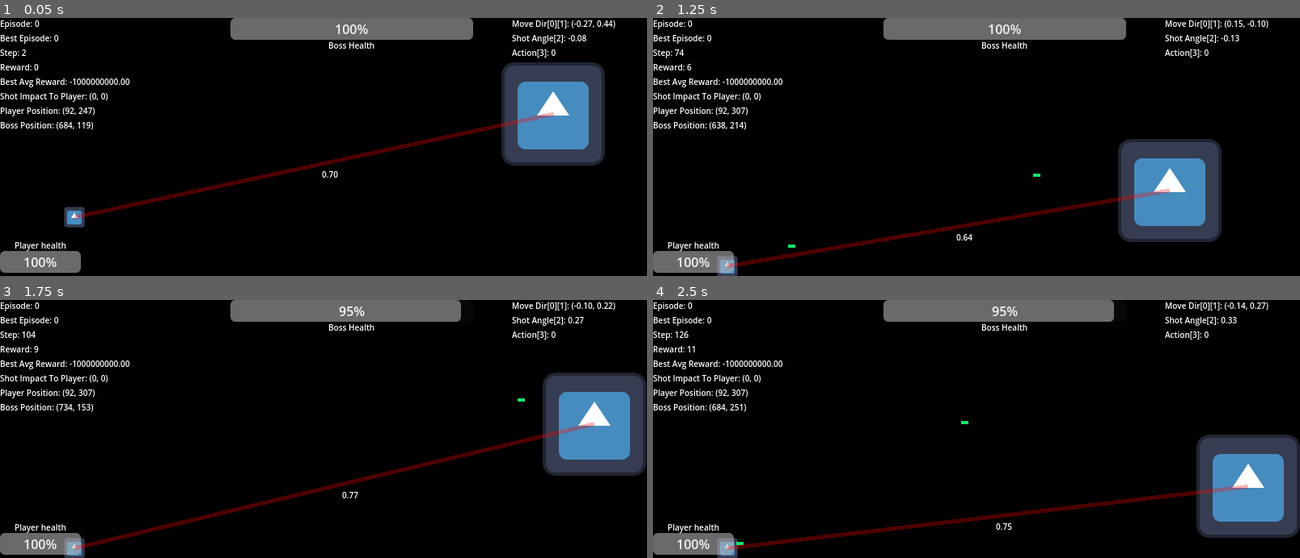
Above: before the commit, frames 1-4 (two rows, left to right).
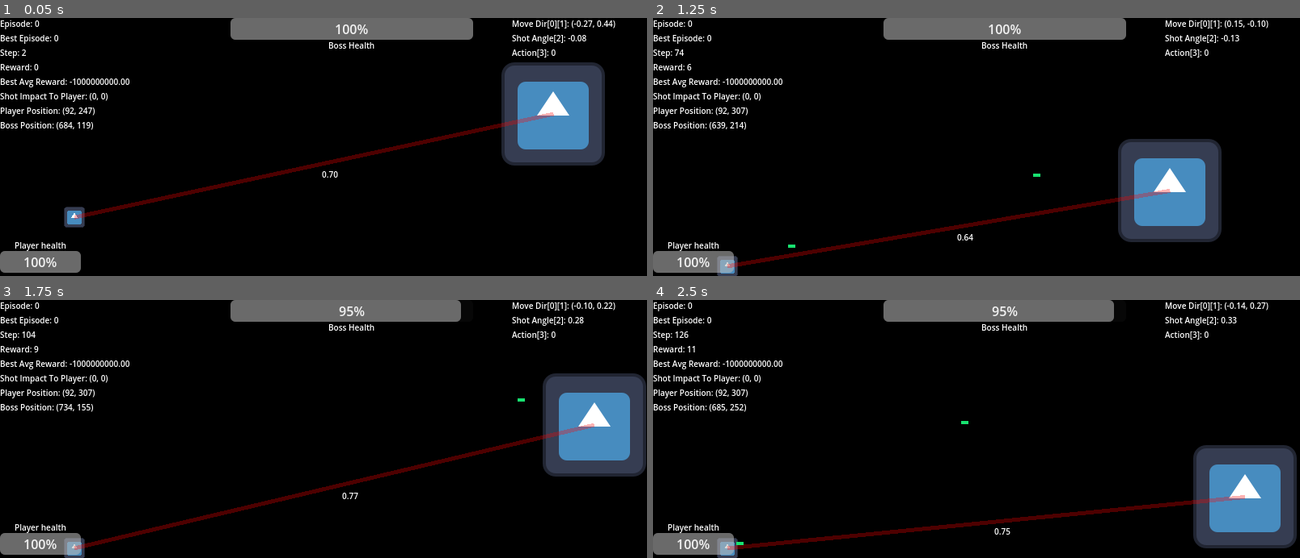
Above: after the commit, the same moments.

Repository: ElTomyDev/jueguito-para-los-pibardos-2
Game: Godot game, scene res://assets/scenes/worlds/level_1.tscn
Same seed, same stepped clock (60 frames per second), same inputs: the game is played once before the commit and once after it. The engine's default icon, where the game draws it, is replaced by a stand-in: a white triangle on a blue panel in a dark square.
Inputs (mouse positions are in pixels of both pictures, inside the frame that each line leads up to):
- Up to frame 1 (0.05 s): no input
- Up to frame 2 (1.25 s): move the mouse to (1118, 134) at 0.52 s; press the mouse at (1118, 134) at 0.53 s
- Up to frame 3 (1.75 s): move the mouse to (194, 441) at 1.27 s; release the mouse at (194, 441) at 1.28 s; click (194, 441) at 1.35 s
- Up to frame 4 (2.5 s): move the mouse to (1041, 372) at 2.02 s; press the mouse at (1041, 372) at 2.03 s; tap I (toggle_train_info) at 2.1 s

Frame 1 is identical in both runs. In frame 2, 0.1% of the frame differs, in the area x 10-80%, y 40-97%; in frame 3, 0.7%; in frame 4, 5.7%, in the area x 10-100%, y 40-97%.

Commit message:
Ajustes menores

Diff:
--- a/assets/scripts/characters/player/player_controller.gd
+++ b/assets/scripts/characters/player/player_controller.gd
@@ -51,7 +51,7 @@
 	smooth_movement.update(delta)
 	adjustable_jump.update(delta)
 	shot_attack.update(delta)
-	#_auto_shot()
+	_auto_shot()
 	move_and_slide()
 
 func init_player() -> void:
@@ -76,33 +76,10 @@
 func _auto_shot() -> void:
 	if not is_instance_valid(GlobalVars.boss): return
 	var margin = 100
-	if GlobalVars.current_episode > 1200:
+	if GlobalVars.current_episode > 1500:
 		if GlobalVars.current_step % 50 == 0:
 			shot_attack._shot(Utils.view_to(
 			shot_attack.global_position,
-			GlobalVars.boss.global_position + Vector2(randf_range(-100, 100), randf_range(-100, 100)),
+			GlobalVars.boss.global_position + Vector2(randf_range(-margin, margin), randf_range(-margin, margin)),
 			100.0, shot_attack, false
 			))
-	elif GlobalVars.current_episode > 800:
-		if GlobalVars.current_step == 200:
-			shot_attack._shot(Utils.view_to(
-			shot_attack.global_position,
-			GlobalVars.boss.global_position + Vector2(margin, margin),
-			100.0, shot_attack, false
-			))
-		if GlobalVars.current_step == 300:
-			shot_attack._shot(Utils.view_to(
-			shot_attack.global_position,
-			GlobalVars.boss.global_position - Vector2(margin, margin),
-			100.0, shot_attack, false
-			))
-		if GlobalVars.current_step == 400:
-			shot_attack._shot(Utils.view_to(
-			shot_attack.global_position,
-			GlobalVars.boss.global_position,
-			100.0, shot_attack, false
-			))
-
-func _auto_scape_from_boss_horizontal(delta: float) -> void:
-	if not is_instance_valid(GlobalVars.boss): return
-	dir_hor = global_position.x - GlobalVars.boss.global_position.x
--- a/assets/scripts/nn/neural_network.gd
+++ b/assets/scripts/nn/neural_network.gd
@@ -19,14 +19,8 @@
 var W_critic: Array = [] # Matriz critic_output_size x hidden_size
 var b_critic: Array = [] # Vector critic_output_size
 
-# ---------- Target Network para el Critic ----------
-var target_W_critic: Array = []   # pesos objetivo
-var target_b_critic: Array = []   # sesgos objetivo
-var tau: float = 0.005            # factor de actualización suave
-
 func _init() -> void:
 	_init_weights()
-	_init_target_networks()
 
 func _init_weights() -> void:
 	# Inicialización de Xavier/Glorot para evitar desvanecimiento de gradiente
@@ -38,24 +32,6 @@
 
 	W_critic = _random_matrix(critic_output_size, hidden_size, sqrt(2.0 / hidden_size))
 	b_critic = _zero_vector(critic_output_size)
-
-func _init_target_networks() -> void:
-	target_W_critic = _copy_matrix(W_critic)
-	target_b_critic = b_critic.duplicate()
-
-func _copy_matrix(mat: Array) -> Array:
-	var new_mat = []
-	for row in mat:
-		new_mat.append(row.duplicate())
-	return new_mat
-
-func soft_update() -> void:
-	# Actualización suave: target = tau * source + (1 - tau) * target
-	for i in range(target_W_critic.size()):
-		for j in range(target_W_critic[i].size()):
-			target_W_critic[i][j] = tau * W_critic[i][j] + (1 - tau) * target_W_critic[i][j]
-	for i in range(target_b_critic.size()):
-		target_b_critic[i] = tau * b_critic[i] + (1 - tau) * target_b_critic[i]
 
 # --- Funciones de Activación ---
 func _relu(x: float) -> float:
--- a/assets/scripts/nn/nn_trainer.gd
+++ b/assets/scripts/nn/nn_trainer.gd
@@ -10,6 +10,7 @@
 const WEIGHT_DECAY: float = 0.000001   # L2 decay
 const WEIGHT_CLIP_MIN: float = -1.0   # Rango seguro para pesos
 const WEIGHT_CLIP_MAX: float = 1.0
+
 # Función auxiliar para obtener el valor del crítico objetivo
 func _get_critic_target_value(nn: NeuralNetwork, hidden: Array) -> float:
 	var val = nn.target_b_critic[0]
@@ -20,8 +21,7 @@
 func train_step(nn: NeuralNetwork, state_act: Dictionary, next_state_act: Dictionary, reward: float, done: bool, action_taken: int) -> void:
 	var v_s: float = state_act["critic_value"]
 
-	# Usamos la red objetivo para v_next
-	var v_next: float = 0.0 if done else _get_critic_target_value(nn, next_state_act["hidden"])
+	var v_next: float = 0.0 if done else next_state_act["critic_value"]
 
 	# TD Error (Ventaja)
 	var td_target: float = reward + gamma * v_next
--- a/assets/scripts/simulation_manager.gd
+++ b/assets/scripts/simulation_manager.gd
@@ -153,13 +153,11 @@
 		var damage_dealt = last_player_health - current_hp
 		if damage_dealt > 0:
 			reward += (damage_dealt / player.max_health) * R_DAMAGE_DEALT
-		last_player_health = current_hp
 
 		# Daño recibido (normalizado)
 		var damage_taken = last_boss_health - boss.health
 		if damage_taken > 0:
 			reward += (damage_taken / boss.max_health) * R_DAMAGE_TAKEN
-		last_boss_health = boss.health
 
 	# --- FASE 3+: Esquive ---
 	if phase >= 3 and is_instance_valid(boss.near_bullet):
@@ -172,6 +170,11 @@
 	elif phase < 3:
 		last_dist_to_bullet = 0.0
 
+	if is_instance_valid(player):
+		last_player_health = player.health
+	if is_instance_valid(GlobalVars.boss):
+		last_boss_health = GlobalVars.boss.health
+
 	return reward
 
 func _handle_episode_end() -> void:
@@ -190,7 +193,8 @@
 		# Timeout — se trata como derrota
 		final_reward = REWARD_LOSE
 
-	trainer.train_step(nn, last_state_activation, {}, final_reward, true, last_action_taken)
+	if not last_state_activation.is_empty():
+		trainer.train_step(nn, last_state_activation, {}, final_reward, true, last_action_taken)
 
 	print("Fin del Episodio: ", GlobalVars.current_episode, " | Recompensa Acumulada: ", GlobalVars.current_reward)
 
